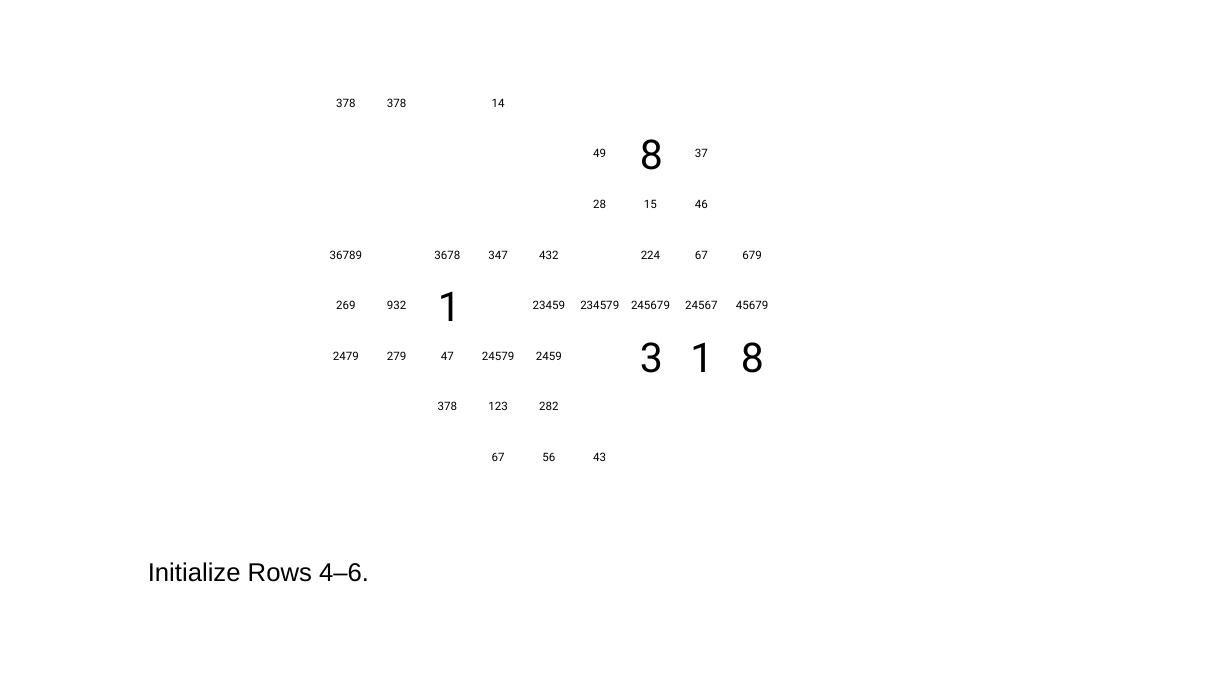
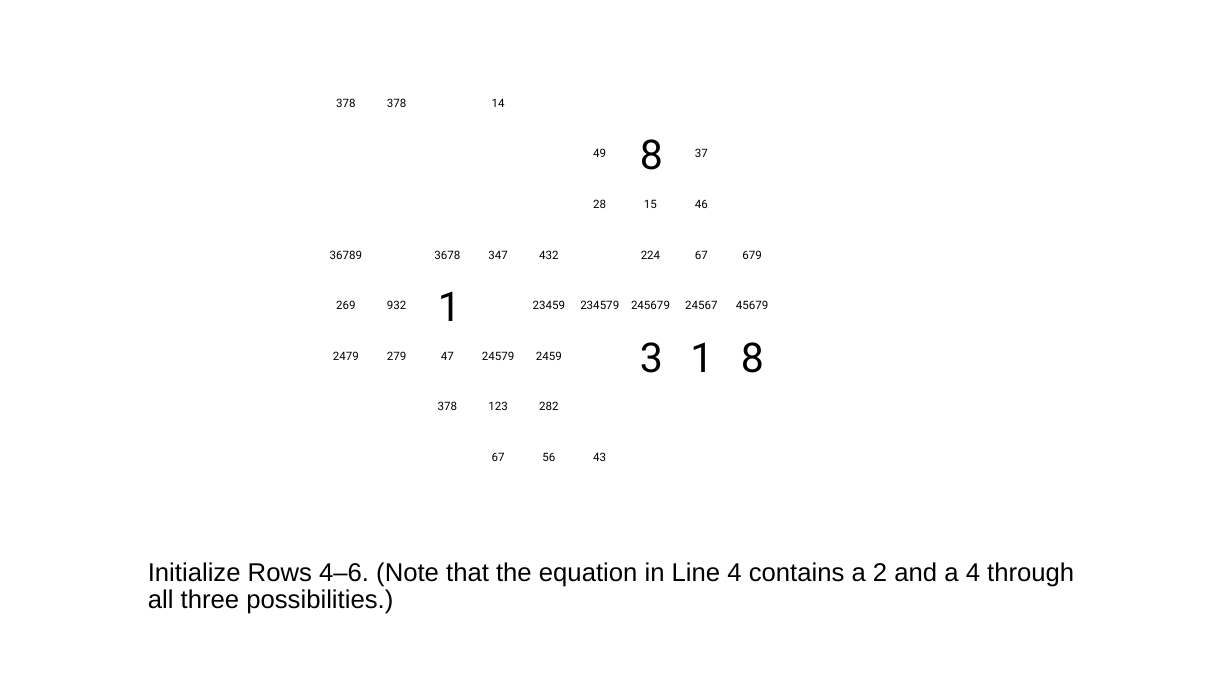
Before and after one commit to jhardis/WSJ_Number_Puzzles, a slide deck: slide 8 of 20260801_2.pptx. Drawn at 1232x693 pixels with LibreOffice and Linux fonts; fonts in the diff are those of the drawing; background and template pictures are left out. Boxes give left, top, right and bottom in pixels: in the first picture for what was removed or moved away, otherwise in the second. Text is boxed around its words. In the diff, an @@ line names an element or a change of style, - is before the commit and + after.

```diff
--- a/20260801_2.pptx
+++ b/20260801_2.pptx
@@ text at [148,562,1074,614]: text changed @@
-Initialize Rows 4–6.
+Initialize Rows 4–6. (Note that the equation in Line 4 contains a 2 and a 4 through all three possibilities.)
```
Also in this commit, not shown: 8 other slides changed, 1 slide removed.
